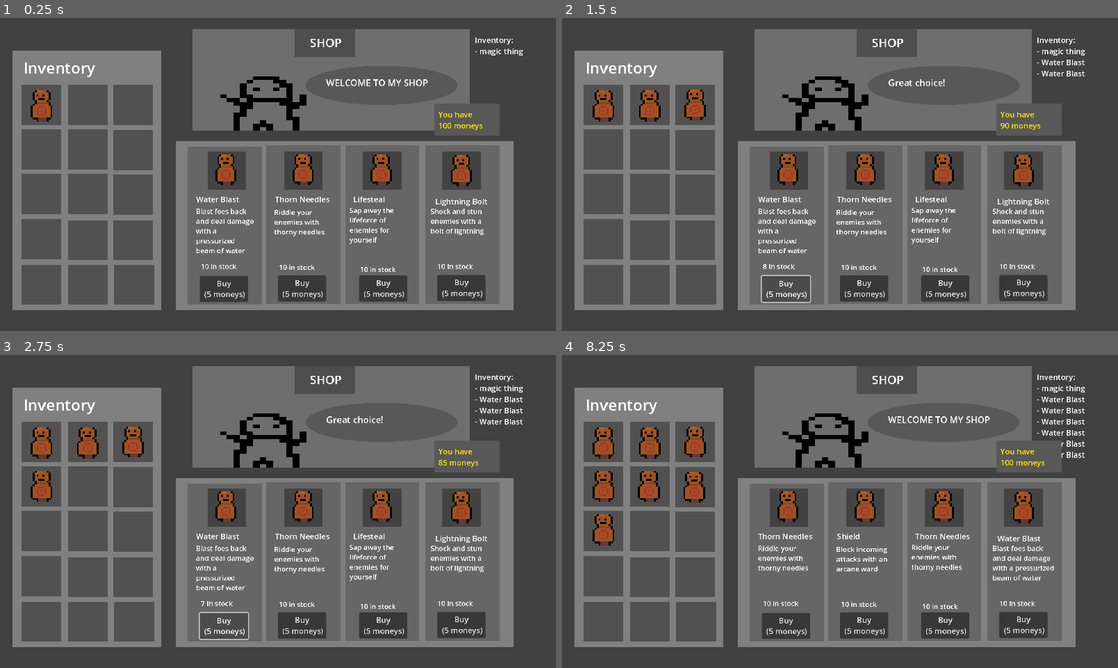
Above: before the commit, frames 1-4 (two rows, left to right).
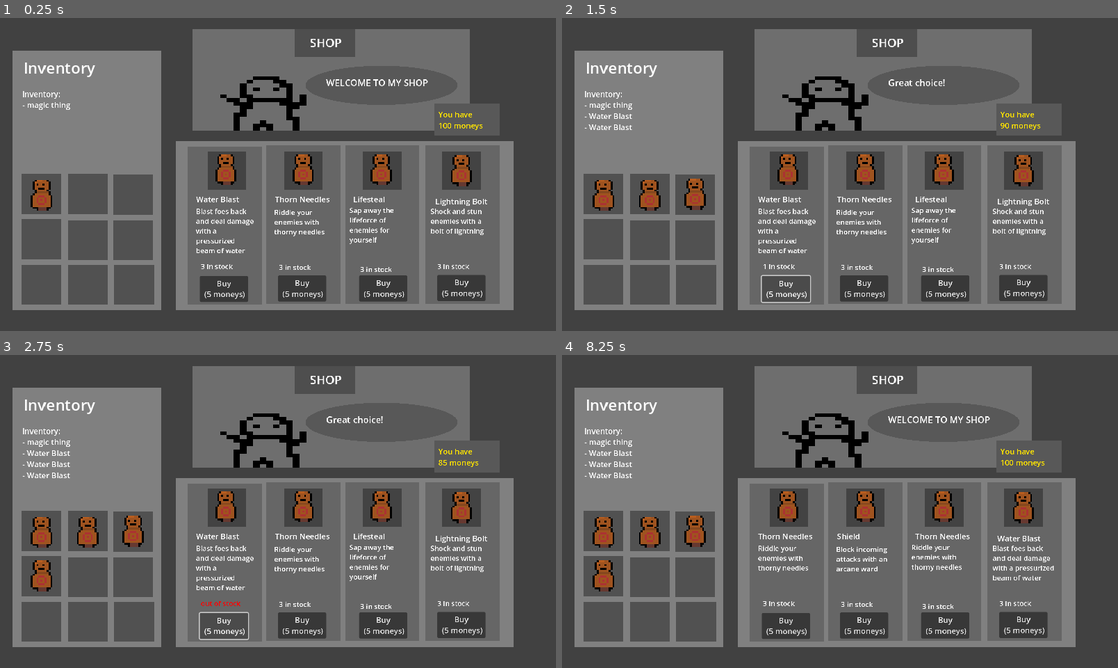
Above: after the commit, the same moments.

Repository: CoderXam/UntitledGameJame104
Game: Godot game, scene res://Scenes/shop/shop_scene.tscn
Same seed, same stepped clock (60 frames per second), same inputs: the game is played once before the commit and once after it. The engine's default icon, where the game draws it, is replaced by a stand-in: a white triangle on a blue panel in a dark square.
Inputs (mouse positions are in pixels of both pictures, inside the frame that each line leads up to):
- Up to frame 1 (0.25 s): no input
- Up to frame 2 (1.5 s): click "Buy (5 moneys)" at 0.5 s; click "Buy (5 moneys)" at 1.25 s
- Up to frame 3 (2.75 s): click "Buy (5 moneys)" at 2 s
- Up to frame 4 (8.25 s): tap Enter (ui_accept) at 2.75, 3.02, 3.5, 3.77, 4.25, 5, 5.27, 5.75, 6.02, 6.5, 6.77 s; move the mouse to (962, 495) at 2.77 s; press the mouse at (962, 495) at 2.78 s; move the mouse to (728, 527) at 3.52 s; release the mouse at (728, 527) at 3.53 s; tap Tab (switch_scene) at 3.6, 8.1 s; move the mouse to (895, 442) at 4.27 s; hold E (use) 4.28-5.03 s; move the mouse to (812, 574) at 5.02 s; click (812, 574) at 5.1 s; move the mouse to (1006, 558) at 5.77 s; hold Tab (switch_scene) 5.78-6.53 s; move the mouse to (656, 570) at 6.52 s; tap E (use) at 6.6 s; move the mouse to (867, 511) at 7.27 s; press the mouse at (867, 511) at 7.28 s; move the mouse to (756, 433) at 8.02 s; release the mouse at (756, 433) at 8.03 s

The runs differ from the first frame. In frame 1, 6.2% of the frame differs, in the area x 3-95%, y 6-82%; in frame 2, 7.0%; in frame 3, 7.4%; in frame 4, 7.4%.

Commit message:
reduce player inventory size in shop

Diff:
--- a/Scenes/shop/shop_scene.gd
+++ b/Scenes/shop/shop_scene.gd
@@ -47,7 +47,7 @@
 	stock_text = [$rune1/stock,$rune2/stock,$rune3/stock,$rune4/stock]
 	buttons = [$rune1/buy,$rune2/buy,$rune3/buy,$rune4/buy]
 	images = [$rune1, $rune2, $rune3, $rune4]
-	inv_slots = [$Node2D/Inv1, $Node2D/Inv2, $Node2D/Inv3, $Node2D/Inv4, $Node2D/Inv5, $Node2D/Inv6, $Node2D/Inv7, $Node2D/Inv8, $Node2D/Inv9, $Node2D/Inv10, $Node2D/Inv11, $Node2D/Inv12, $Node2D/Inv13, $Node2D/Inv14, $Node2D/Inv15]
+	inv_slots = [$Node2D/Inv1, $Node2D/Inv2, $Node2D/Inv3, $Node2D/Inv4, $Node2D/Inv5, $Node2D/Inv6, $Node2D/Inv7, $Node2D/Inv8, $Node2D/Inv9]
 
 	for i in 4: # Generate the rune for each of the 4 slots in the shop
 		randnum = randi_range(1,100)
@@ -57,7 +57,7 @@
 			# (This only works since probabilities are equally distributed)
 			if randnum > j*10 and randnum < (j+1)*10+1:
 				available.append(shop_inv[j])
-				stock[i] = 10 # Set the number of runes in stock for all runes
+				stock[i] = 3 # Set the number of runes in stock for all runes
 
 		#print(str(i+1)+". "+available[i][0])
 		names[i].text = available[i].rune_name
--- a/Scenes/shop/shop_scene.tscn
+++ b/Scenes/shop/shop_scene.tscn
@@ -146,47 +146,11 @@
 scale = Vector2(41.4, 41.4387)
 mesh = SubResource("QuadMesh_cq37w")
 
-[node name="MeshInstance2D10" type="MeshInstance2D" parent="Inventory2/slots"]
-modulate = Color(0.31802, 0.31802, 0.31802, 1)
-position = Vector2(43, 136)
-scale = Vector2(41.4, 41.4387)
-mesh = SubResource("QuadMesh_cq37w")
-
-[node name="MeshInstance2D11" type="MeshInstance2D" parent="Inventory2/slots"]
-modulate = Color(0.31802, 0.31802, 0.31802, 1)
-position = Vector2(91, 136)
-scale = Vector2(41.4, 41.4387)
-mesh = SubResource("QuadMesh_cq37w")
-
-[node name="MeshInstance2D12" type="MeshInstance2D" parent="Inventory2/slots"]
-modulate = Color(0.31802, 0.31802, 0.31802, 1)
-position = Vector2(138, 137)
-scale = Vector2(41.4, 41.4387)
-mesh = SubResource("QuadMesh_cq37w")
-
-[node name="MeshInstance2D13" type="MeshInstance2D" parent="Inventory2/slots"]
-modulate = Color(0.31802, 0.31802, 0.31802, 1)
-position = Vector2(43, 90)
-scale = Vector2(41.4, 41.4387)
-mesh = SubResource("QuadMesh_cq37w")
-
-[node name="MeshInstance2D14" type="MeshInstance2D" parent="Inventory2/slots"]
-modulate = Color(0.31802, 0.31802, 0.31802, 1)
-position = Vector2(91, 90)
-scale = Vector2(41.4, 41.4387)
-mesh = SubResource("QuadMesh_cq37w")
-
-[node name="MeshInstance2D15" type="MeshInstance2D" parent="Inventory2/slots"]
-modulate = Color(0.31802, 0.31802, 0.31802, 1)
-position = Vector2(138, 90)
-scale = Vector2(41.4, 41.4387)
-mesh = SubResource("QuadMesh_cq37w")
-
 [node name="Inventory" type="RichTextLabel" parent="."]
-offset_left = 984.0
-offset_top = 34.0
-offset_right = 1140.0
-offset_bottom = 246.0
+offset_left = 46.0
+offset_top = 146.0
+offset_right = 318.0
+offset_bottom = 308.0
 text = "Inventory:
 A thing
 Another thing
@@ -222,10 +186,10 @@
 mesh = SubResource("SphereMesh_4lx2u")
 
 [node name="Welcome" type="RichTextLabel" parent="Shopkeeper"]
-offset_left = 8.73681
-offset_top = -7.3533
-offset_right = 195.737
-offset_bottom = 32.6467
+offset_left = 9.0
+offset_top = -7.0
+offset_right = 196.0
+offset_bottom = 64.0
 scale = Vector2(0.085, 0.153)
 text = "WELCOME TO MY SHOP"
 
@@ -453,6 +417,7 @@
 texture = SubResource("ImageTexture_cxor8")
 
 [node name="Node2D" type="Node2D" parent="."]
+position = Vector2(0, 185)
 
 [node name="Inv1" type="Sprite2D" parent="Node2D"]
 z_index = 1
@@ -505,42 +470,6 @@
 [node name="Inv9" type="Sprite2D" parent="Node2D"]
 z_index = 1
 position = Vector2(276, 366)
-scale = Vector2(4.114, 4)
-texture = ExtResource("2_eub30")
-
-[node name="Inv10" type="Sprite2D" parent="Node2D"]
-z_index = 1
-position = Vector2(88, 458)
-scale = Vector2(4.114, 4)
-texture = ExtResource("2_eub30")
-
-[node name="Inv11" type="Sprite2D" parent="Node2D"]
-z_index = 1
-position = Vector2(184, 460)
-scale = Vector2(4.114, 4)
-texture = ExtResource("2_eub30")
-
-[node name="Inv12" type="Sprite2D" parent="Node2D"]
-z_index = 1
-position = Vector2(278, 460)
-scale = Vector2(4.114, 4)
-texture = ExtResource("2_eub30")
-
-[node name="Inv13" type="Sprite2D" parent="Node2D"]
-z_index = 1
-position = Vector2(86, 550)
-scale = Vector2(4.114, 4)
-texture = ExtResource("2_eub30")
-
-[node name="Inv14" type="Sprite2D" parent="Node2D"]
-z_index = 1
-position = Vector2(182, 550)
-scale = Vector2(4.114, 4)
-texture = ExtResource("2_eub30")
-
-[node name="Inv15" type="Sprite2D" parent="Node2D"]
-z_index = 1
-position = Vector2(278, 552)
 scale = Vector2(4.114, 4)
 texture = ExtResource("2_eub30")
 
--- a/player_data.gd
+++ b/player_data.gd
@@ -6,7 +6,7 @@
 @export var currency = 21
 
 var inventory: Array = []
-var capacity = 15 # Max amount of items in inventory
+var capacity = 9 # Max amount of items in inventory
 var starting_rune: Rune = Rune.new("magic thing","a magical thing",0,0)
 
 # Called when the node enters the scene tree for the first time.
